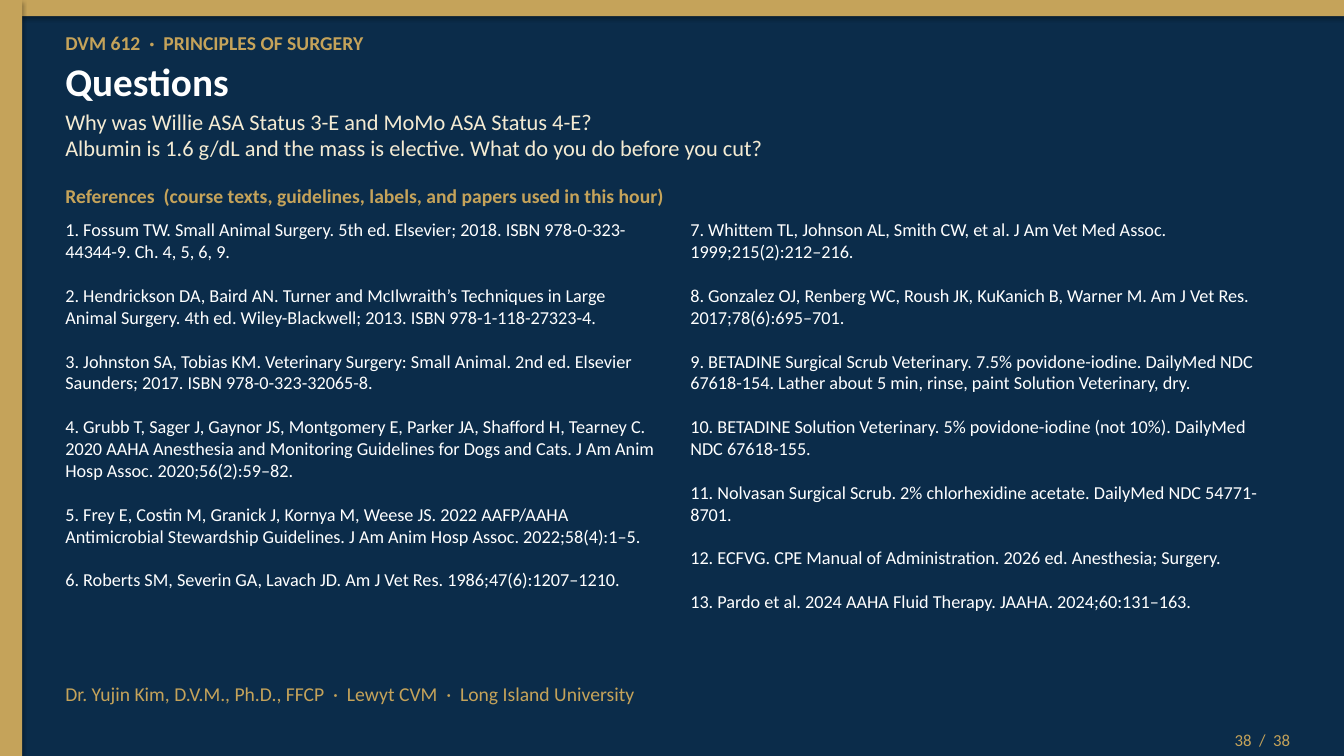
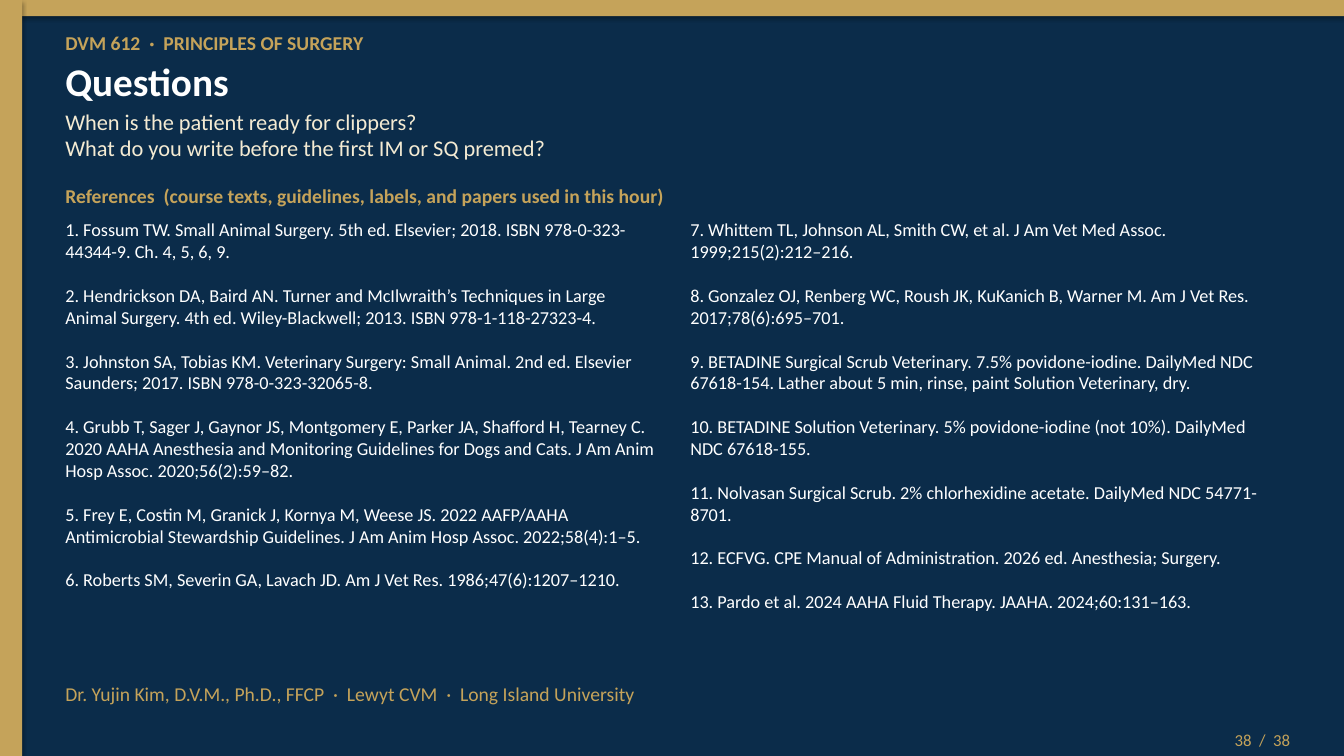
Before and after one commit to drkimvet/happycare, a slide deck: slide 38 of lectures/DVM-612_Week4_Preop_PatientPrep_Postop.pptx. Drawn at 1344x756 pixels with LibreOffice and Linux fonts; fonts in the diff are those of the drawing. Boxes give left, top, right and bottom in pixels: in the first picture for what was removed or moved away, otherwise in the second. Text is boxed around its words. In the diff, an @@ line names an element or a change of style, - is before the commit and + after.

```diff
--- a/lectures/DVM-612_Week4_Preop_PatientPrep_Postop.pptx
+++ b/lectures/DVM-612_Week4_Preop_PatientPrep_Postop.pptx
@@ text at (65, 114, 545, 160): text changed @@
-Why was Willie ASA Status 3-E and MoMo ASA Status 4-E?
-Albumin is 1.6 g/dL and the mass is elective. What do you do before you cut?
+When is the patient ready for clippers?
+What do you write before the first IM or SQ premed?
```
Also in this commit, not shown: 20 other slides changed, 7 other files.
